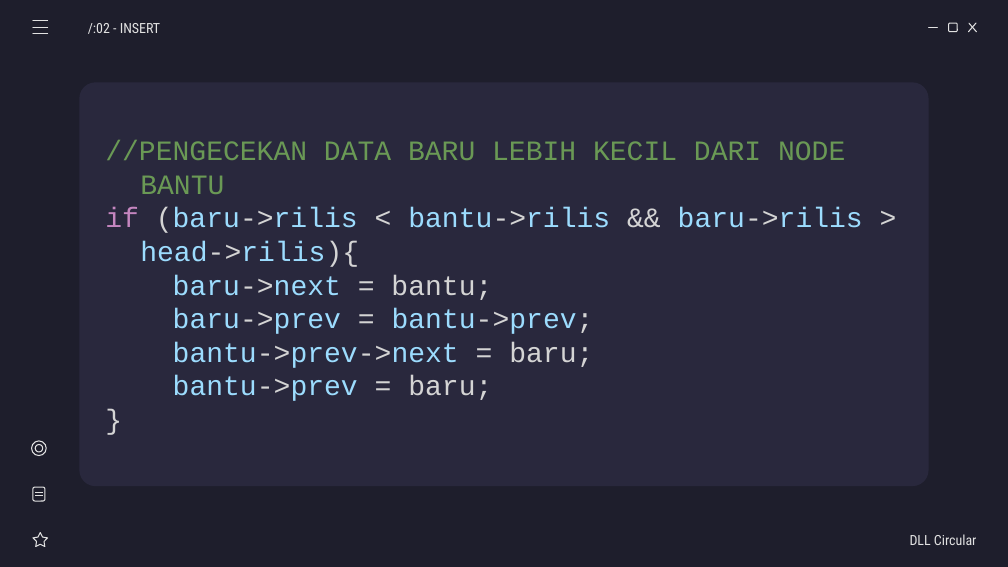
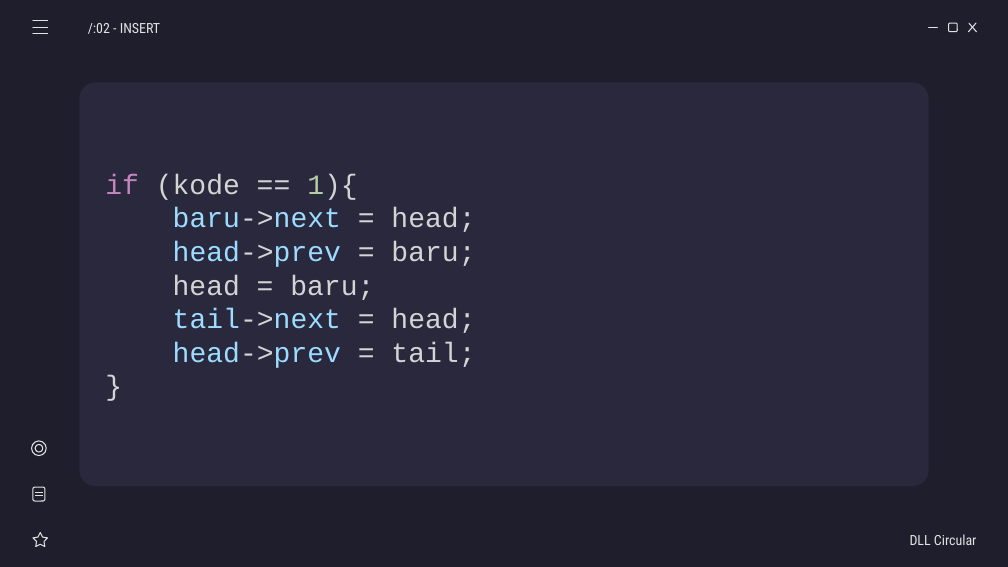
Before and after one commit to weztcy/Semester-3, a slide deck: slide 13 of Struktur Data/List Game - Kelompok 5.pptx (slide 8 before the commit). Drawn at 1008x567 pixels with LibreOffice and Linux fonts; fonts in the diff are those of the drawing. Boxes give left, top, right and bottom in pixels: in the first picture for what was removed or moved away, otherwise in the second. Text is boxed around its words. In the diff, an @@ line names an element or a change of style, - is before the commit and + after.

```diff
--- a/Struktur Data/List Game - Kelompok 5.pptx
+++ b/Struktur Data/List Game - Kelompok 5.pptx
@@ subtitle at (105,174,475,368): text changed; text colour #9CDCFE to #D4D4D4 @@
-//PENGECEKAN DATA BARU LEBIH KECIL DARI NODE BANTU
-if (baru->rilis < bantu->rilis && baru->rilis > head->rilis){
-baru->next = bantu;
-baru->prev = bantu->prev;
-bantu->prev->next = baru;
-bantu->prev = baru;
+if (kode == 1){
+baru->next = head;
+head->prev = baru;
+head = baru;
+tail->next = head;
+head->prev = tail;
```
Also in this commit, not shown: 3 other slides changed, 13 slides added, 4 other files.
